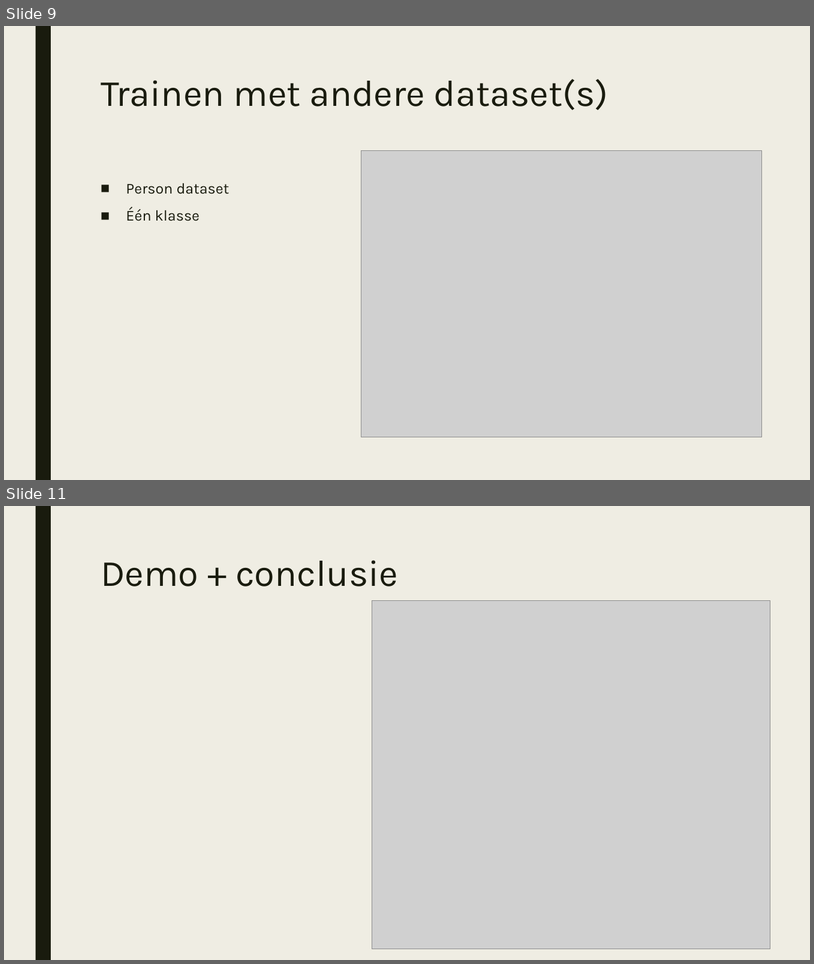
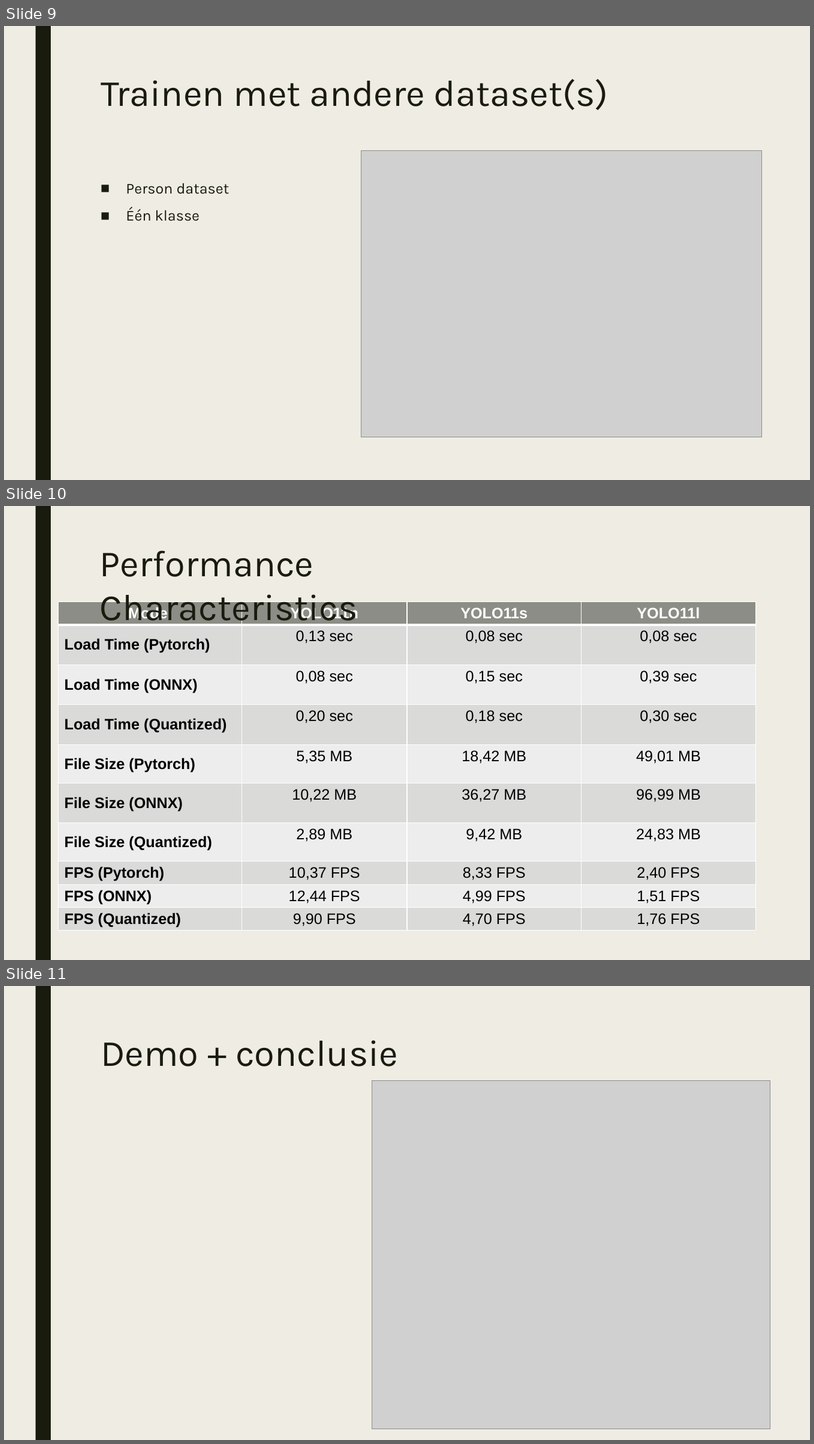
Before and after one commit to SampersS/yolov11, a slide deck: AIEdge_Groepsproject_presentatie.pptx. Shown one above the other, each under a label of ours: slides 9 and 11 before the commit, slides 9, 10 and 11 after it; the slides between them are not shown. The pictures are 814x964 and 814x1444 pixels, drawn with LibreOffice and Linux fonts; fonts in the diff are those of the drawing; grey boxes stand for pictures. Boxes give left, top, right and bottom in pixels: in the first picture for what was removed or moved away, otherwise in the second. Text is boxed around its words. In the diff, an @@ line names an element or a change of style, - is before the commit and + after.

```diff
--- a/AIEdge_Groepsproject_presentatie.pptx
+++ b/AIEdge_Groepsproject_presentatie.pptx
@@ slide 10 added at <box>4,506,810,960</box>, background #EFEDE3; not listed: 1 template element that a slide beside it also shows @@
@@ text added at <box>100,550,358,624</box>, 44 pt, text #191B0E @@
+Performance Characteristics
@@ table added at <box>59,601,756,945</box>, 10 rows, 4 columns @@
+Model | YOLO11n | YOLO11s | YOLO11l
+Load Time (Pytorch) | 0,13 sec | 0,08 sec | 0,08 sec
+Load Time (ONNX) | 0,08 sec | 0,15 sec | 0,39 sec
+Load Time (Quantized) | 0,20 sec | 0,18 sec | 0,30 sec
+File Size (Pytorch) | 5,35 MB | 18,42 MB | 49,01 MB
+File Size (ONNX) | 10,22 MB | 36,27 MB | 96,99 MB
+File Size (Quantized) | 2,89 MB | 9,42 MB | 24,83 MB
+FPS (Pytorch) | 10,37 FPS | 8,33 FPS | 2,40 FPS
+FPS (ONNX) | 12,44 FPS | 4,99 FPS | 1,51 FPS
+FPS (Quantized) | 9,90 FPS | 4,70 FPS | 1,76 FPS
```
Also in this commit, not shown: 1 slide removed, 11 other files.
